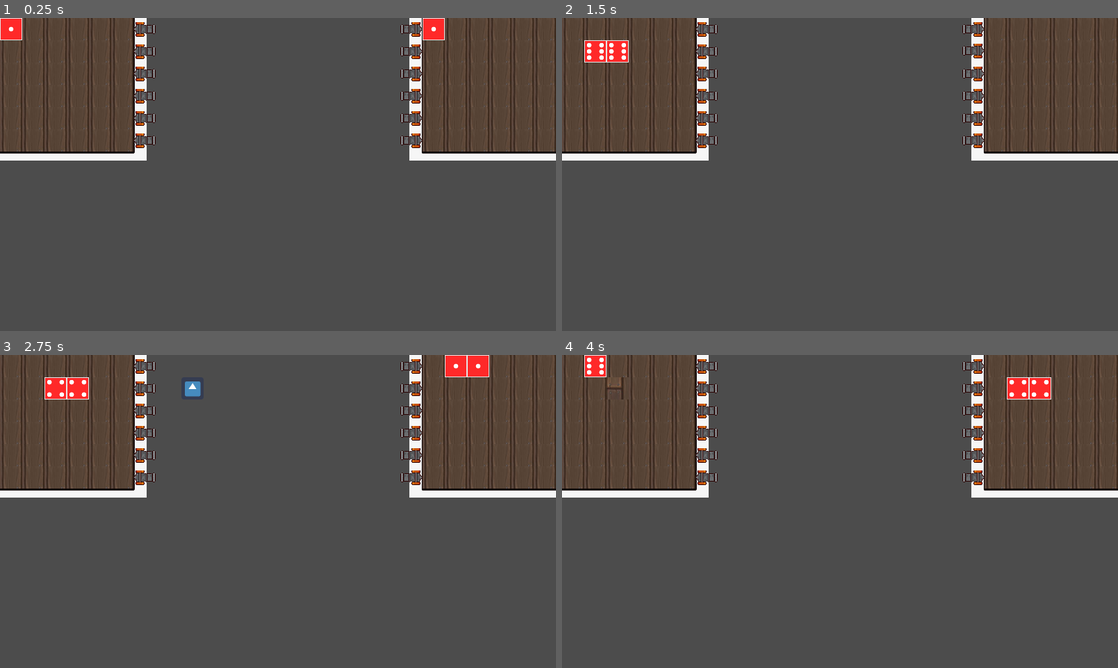
Above: before the commit, frames 1-4 (two rows, left to right).
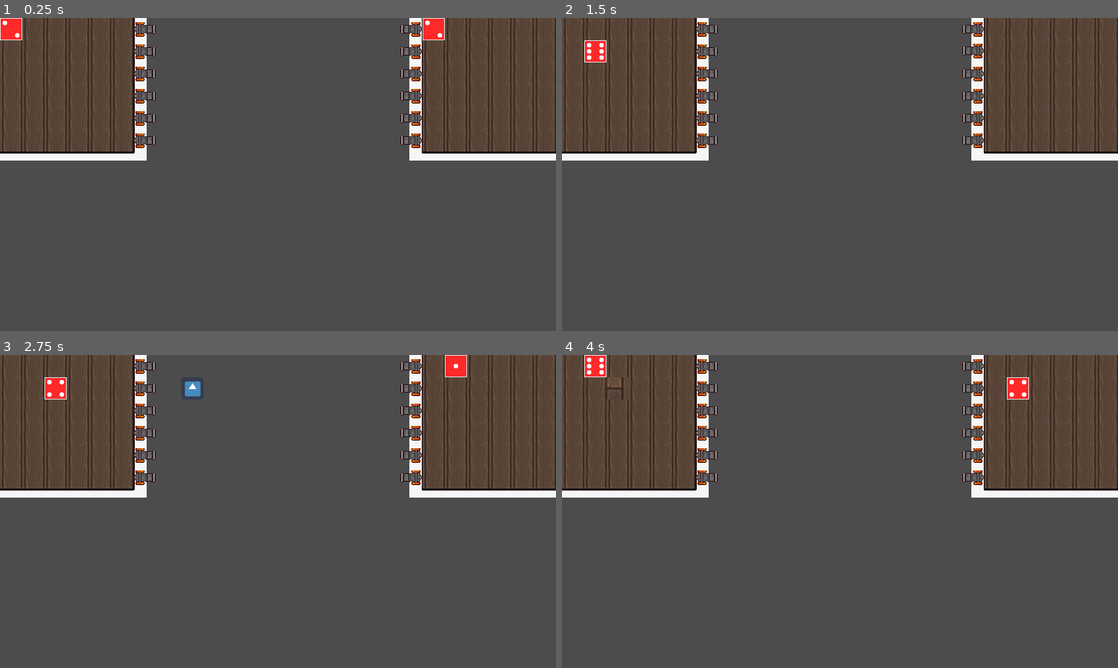
Above: after the commit, the same moments.

Repository: JayAiJoe/GMTK2022-NavyDice
Game: Godot game, scene res://src/Board/MainGame.tscn
Two runs of this game, one before a commit and one after it. Both use one fixed random seed, a clock stepped at 60 frames per second and the inputs below. The engine's default icon, where the game draws it, is replaced by a stand-in: a white triangle on a blue panel in a dark square.
Inputs:
- Up to frame 1 (0.25 s): no input
- Up to frame 2 (1.5 s): tap Enter at 0.5 s; hold D (P1_right) 0.53-1.28 s; hold Down (P2_down) 0.53-1.28 s; tap Space at 1.25 s; hold S (P1_down) from 1.28 s (still down); tap Left (P2_left) at 1.35 s
- Up to frame 3 (2.75 s): release S (P1_down) at 2.03 s; hold D (P1_right) from 2.03 s (still down); hold Right (P2_right) from 2.03 s (still down)
- Up to frame 4 (4 s): release D (P1_right) at 2.78 s; release Right (P2_right) at 2.78 s; hold W (P1_up) 2.78-3.53 s; tap Up (P2_up) at 2.85 s; tap Enter at 3.5 s; hold A (P1_left) from 3.53 s (still down); hold Down (P2_down) from 3.53 s (still down)

The runs differ from the first frame. In frame 1, less than 0.1% of the frame differs, in the area x 0-80%, y 0-7%; in frame 2, 0.3%; in frame 3, 0.6%, in the area x 12-88%, y 0-15%; in frame 4, 0.3%.

Commit message:
fix double dice

Diff:
--- a/src/Player/ControlDice.tscn
+++ b/src/Player/ControlDice.tscn
@@ -274,14 +274,14 @@
 [node name="MoveTween" type="Tween" parent="."]
 
 [node name="OldFaces" type="AnimatedSprite" parent="."]
-scale = Vector2( 0.5, 0.5 )
+position = Vector2( 64, 0 )
+scale = Vector2( 1e-05, 0.5 )
 frames = SubResource( 1 )
 animation = "faces"
 centered = false
 
 [node name="NewFaces" type="AnimatedSprite" parent="."]
-position = Vector2( 64, 0 )
-scale = Vector2( 1e-05, 0.5 )
+scale = Vector2( 0.5, 0.5 )
 frames = SubResource( 1 )
 animation = "faces"
 frame = 1
